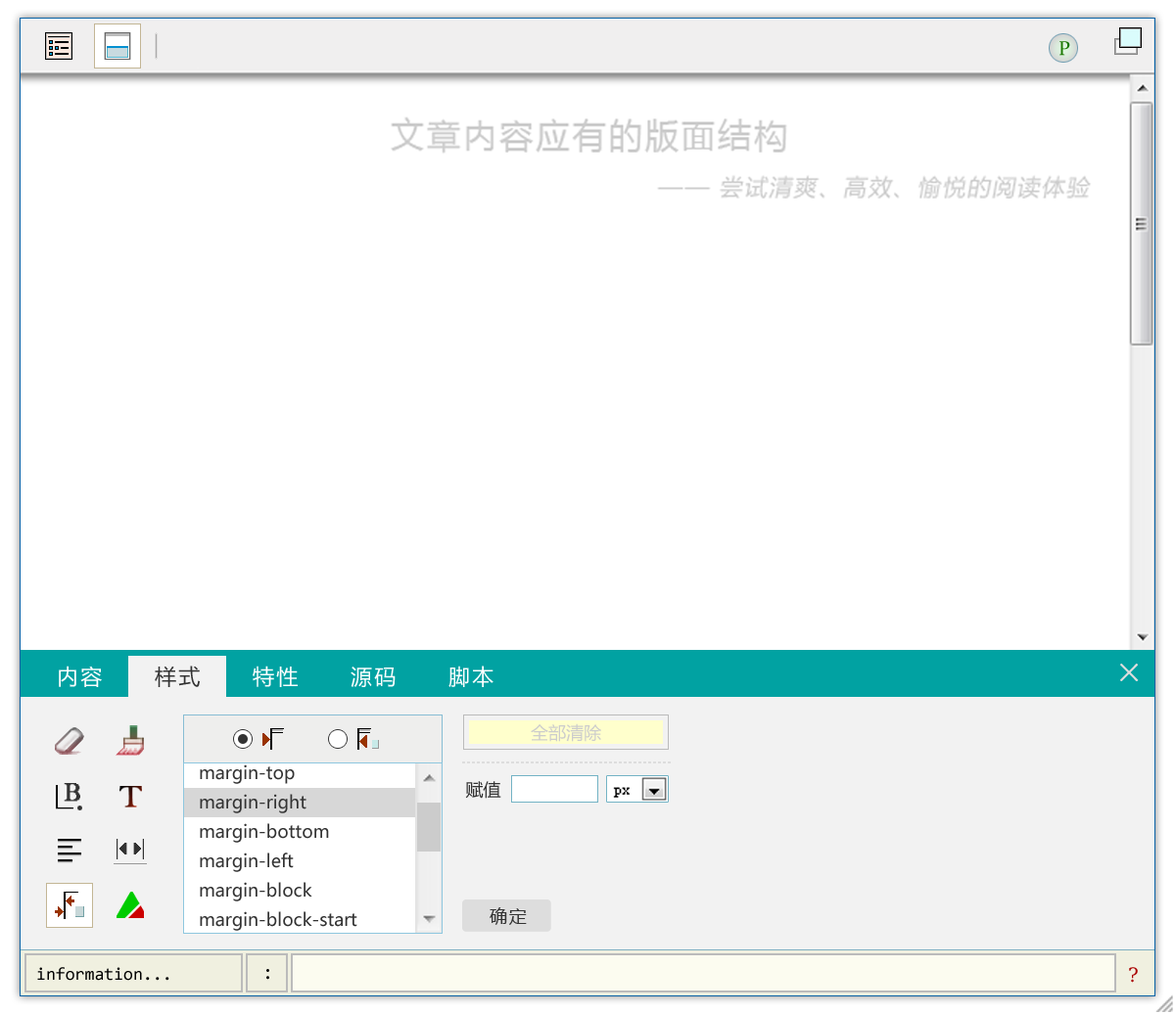
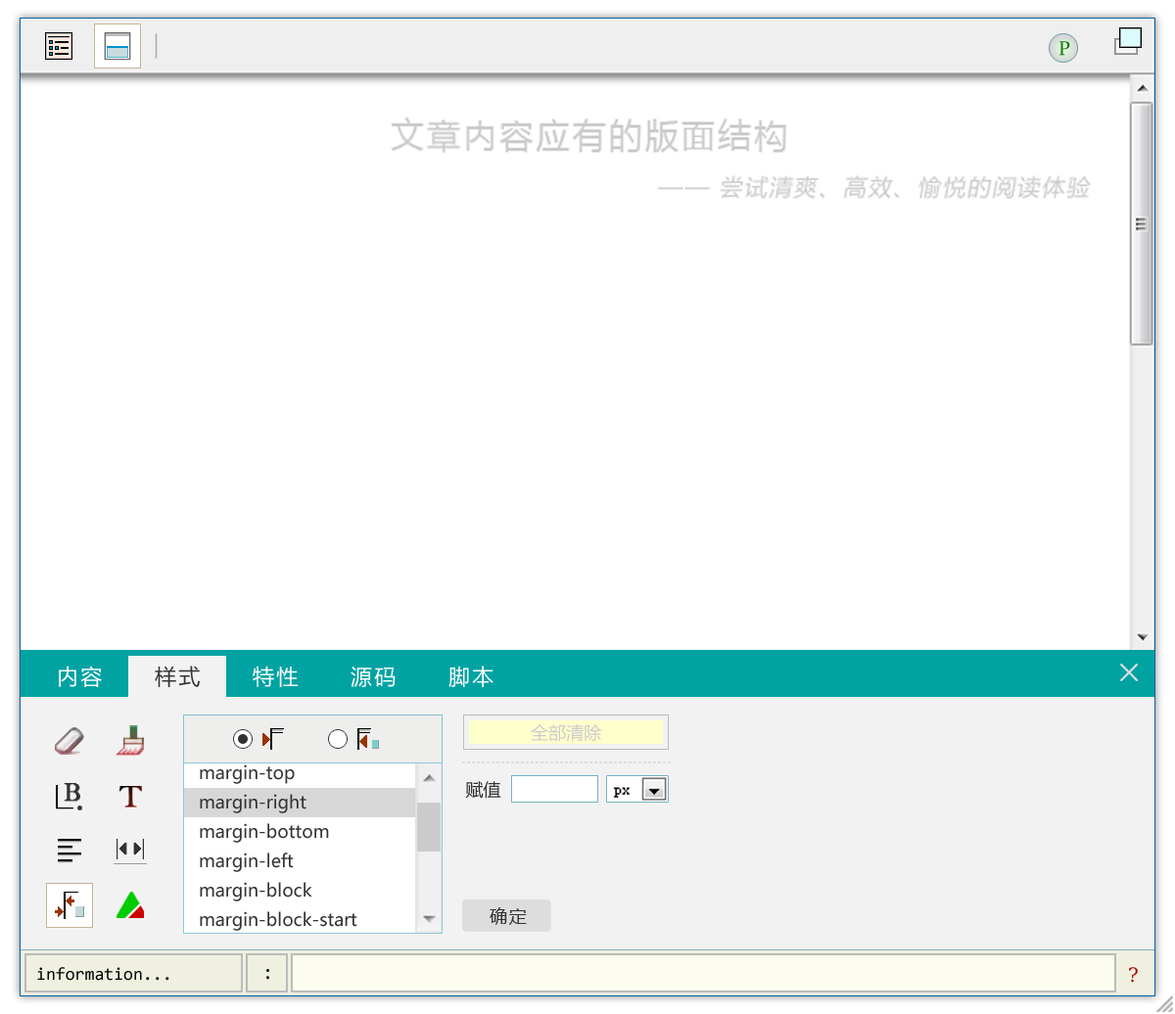
Layer changes from the first 1175 × 1014 image to the second:
painted on "颜色填充 74" over [371, 740, 378, 748]
